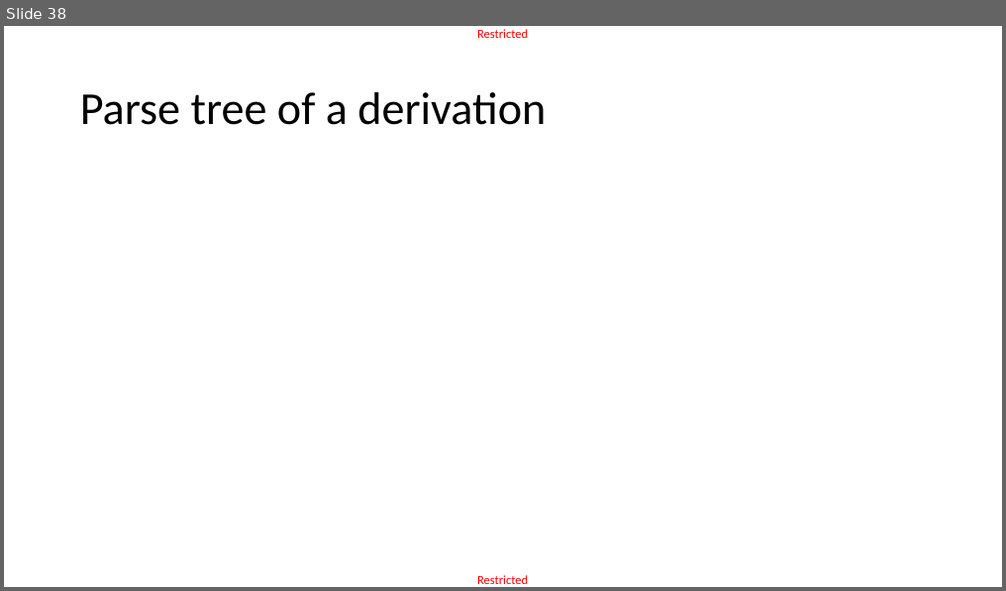
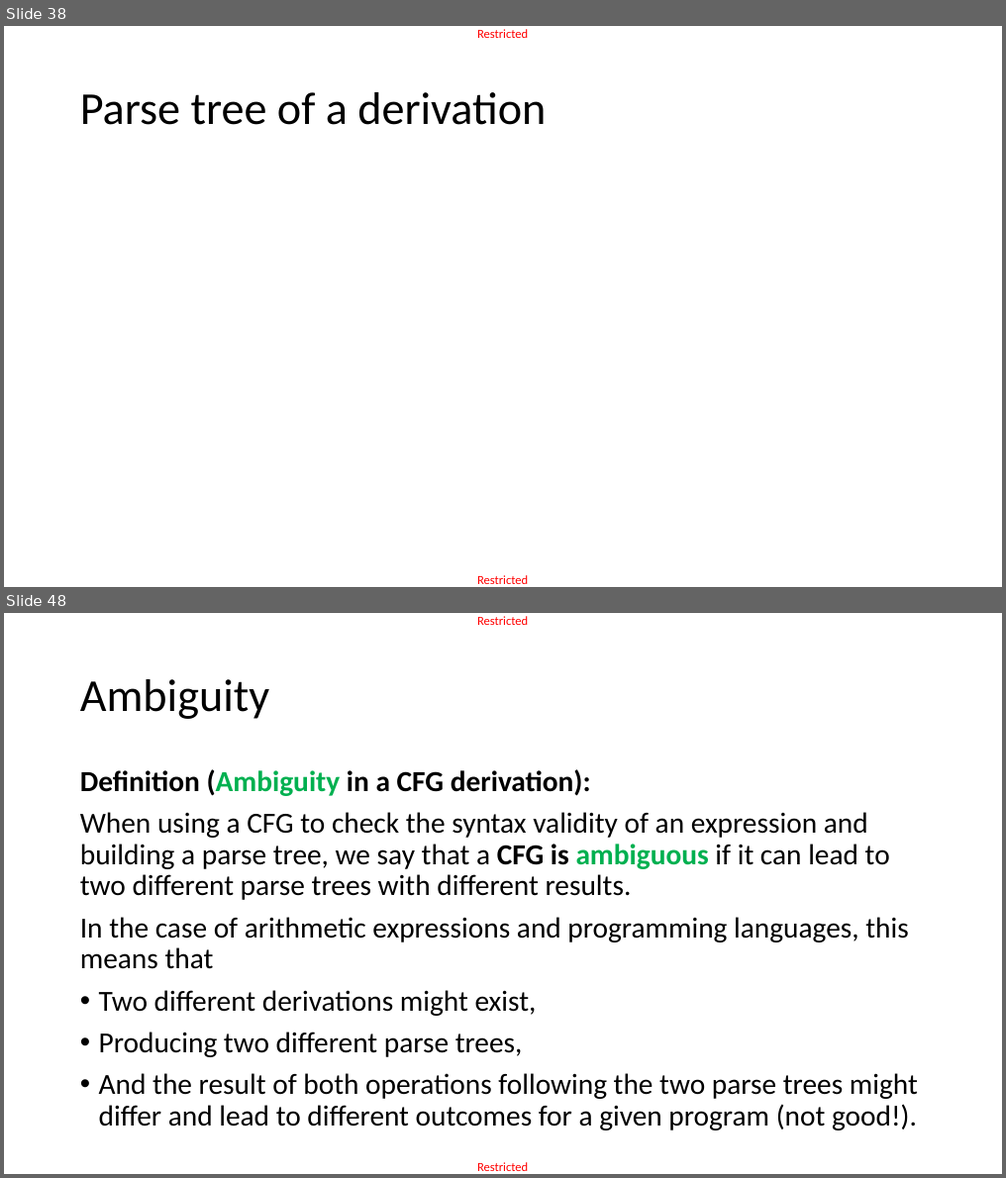
Before and after one commit to matthieudemari/SUTD_PLC_50_051, a slide deck: W10/W10S2/W10S2.pptx. Shown one above the other, each under a label of ours: slide 38 before the commit, slides 38 and 48 after it; the slides between them are not shown. The pictures are 1006x591 and 1006x1178 pixels, drawn with LibreOffice and Linux fonts; fonts in the diff are those of the drawing; grey boxes stand for pictures. Boxes give left, top, right and bottom in pixels: in the first picture for what was removed or moved away, otherwise in the second. Text is boxed around its words. In the diff, an @@ line names an element or a change of style, - is before the commit and + after.

```diff
--- a/W10/W10S2/W10S2.pptx
+++ b/W10/W10S2/W10S2.pptx
@@ slide 48 added at (4,613,1002,1174), background #FFFFFF; not listed: 2 template elements that a slide beside it also shows @@
@@ title added at (80,679,269,719), 44 pt, text #000000 @@
+Ambiguity
@@ text added at (80,769,918,1131), 28 pt, text #000000 @@
+Definition (Ambiguity in a CFG derivation):
+When using a CFG to check the syntax validity of an expression and building a parse tree, we say that a CFG is ambiguous if it can lead to two different parse trees with different results.
+In the case of arithmetic expressions and programming languages, this means that
+• Two different derivations might exist,
+• Producing two different parse trees,
+• And the result of both operations following the two parse trees might differ and lead to different outcomes for a given program (not good!).
```
Also in this commit, not shown: 2 slides changed, 20 other slides added, 3 other files.
